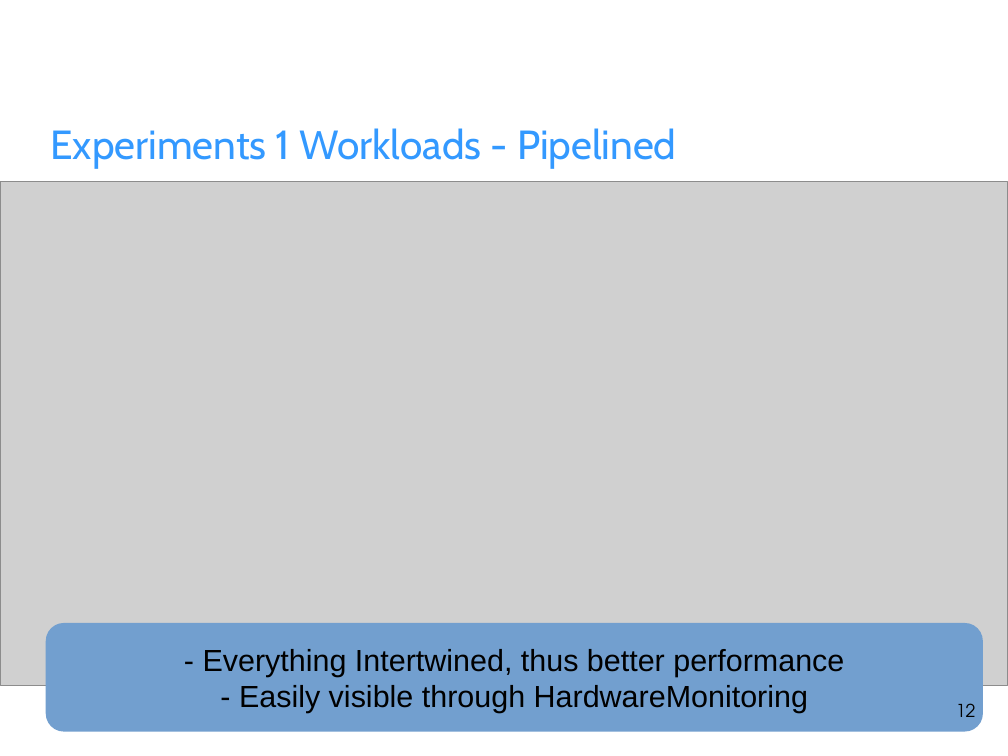
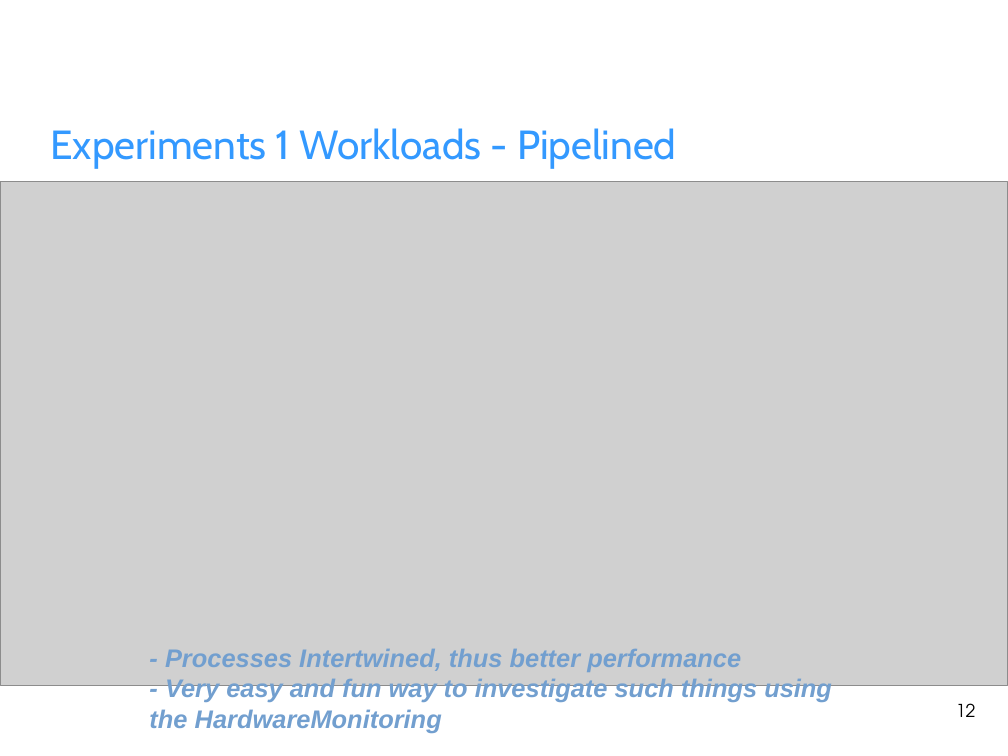
Before and after one commit to fhilprec/HardwareMonitoring, a slide deck: slide 12 of ProjectPresentation.odp. Drawn at 1008x756 pixels with LibreOffice and Linux fonts; fonts in the diff are those of the drawing; grey boxes stand for pictures; background and template pictures are left out. Boxes give left, top, right and bottom in pixels: in the first picture for what was removed or moved away, otherwise in the second. Text is boxed around its words. In the diff, an @@ line names an element or a change of style, - is before the commit and + after.

```diff
--- a/ProjectPresentation.odp
+++ b/ProjectPresentation.odp
@@ rounded rectangle removed at bbox=[46, 623, 983, 732] @@
-- Everything Intertwined, thus better performance
-- Easily visible through HardwareMonitoring
@@ text added at bbox=[149, 649, 832, 733], 20 pt, text #729FCF, bold, italic @@
+- Processes Intertwined, thus better performance
+- Very easy and fun way to investigate such things using the HardwareMonitoring
```
Also in this commit, not shown: 2 other slides changed.
